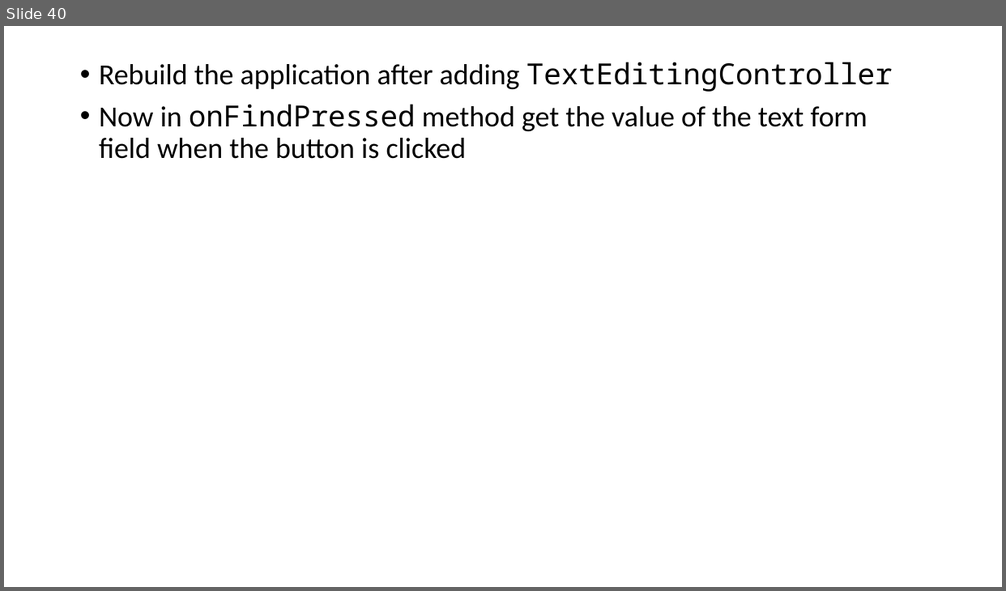
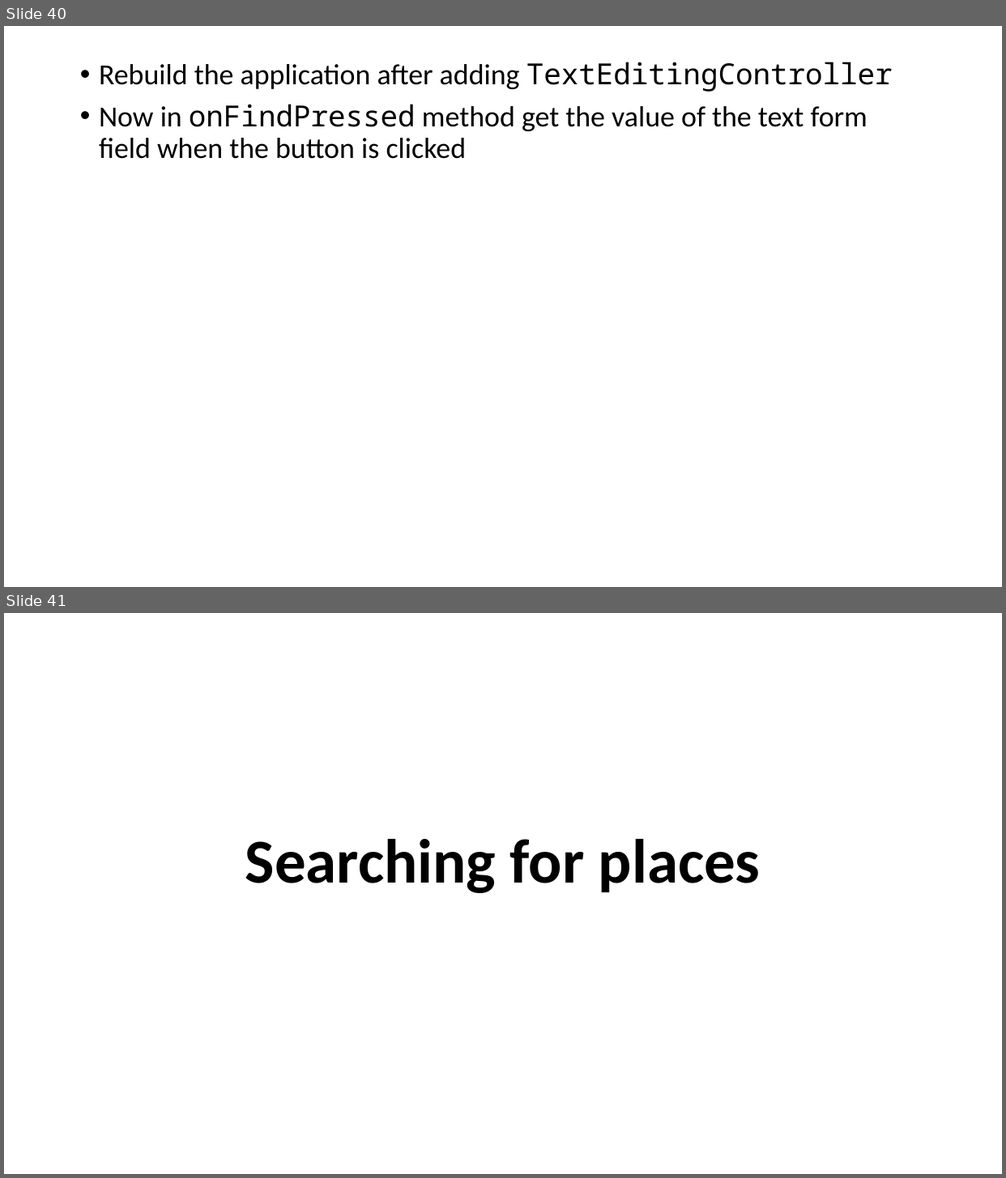
Before and after one commit to saileshbro/google_map_slide, a slide deck: slide/slide.pptx. Shown one above the other, each under a label of ours: slide 40 before the commit, slides 40 and 41 after it. The pictures are 1006x591 and 1006x1178 pixels, drawn with LibreOffice and Linux fonts; fonts in the diff are those of the drawing. Boxes give left, top, right and bottom in pixels: in the first picture for what was removed or moved away, otherwise in the second. Text is boxed around its words. In the diff, an @@ line names an element or a change of style, - is before the commit and + after.

Commit message:
feat: add google places api for place search

```diff
--- a/slide/slide.pptx
+++ b/slide/slide.pptx
@@ slide 41 added at bbox=[4, 613, 1002, 1174], background #FFFFFF @@
@@ title added at bbox=[245, 839, 761, 893], 60 pt, text #000000, bold @@
+Searching for places
```
Also in this commit, not shown: 8 slides changed, 7 other slides added, 3 other files.
